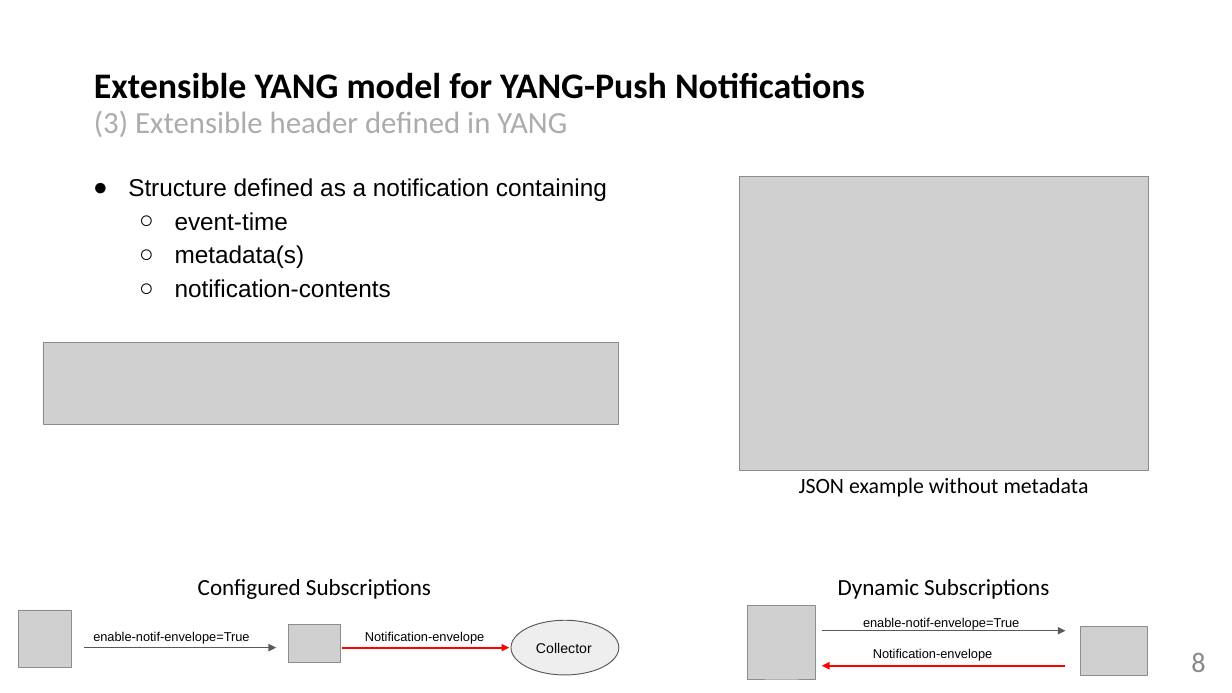
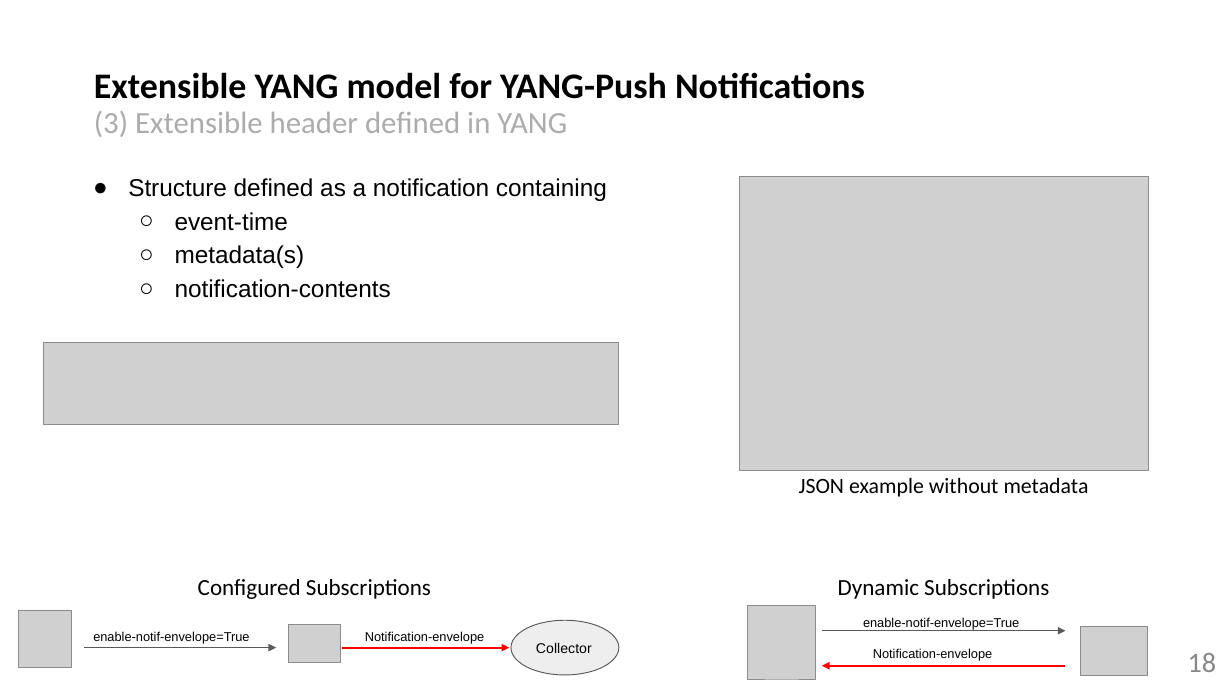
Before and after one commit to network-analytics/ietf-network-analytics-document-status, a slide deck: slide 18 of 122/NETCONF/netconf-nmop-interim-draft-netana-netconf-notif-envelope-02.pptx (slide 8 before the commit). Drawn at 1232x693 pixels with LibreOffice and Linux fonts; fonts in the diff are those of the drawing; grey boxes stand for pictures. Boxes give left, top, right and bottom in pixels: in the first picture for what was removed or moved away, otherwise in the second. Text is boxed around its words. In the diff, an @@ line names an element or a change of style, - is before the commit and + after.

Commit message:
notif-envelope

```diff
--- a/122/NETCONF/netconf-nmop-interim-draft-netana-netconf-notif-envelope-02.pptx
+++ b/122/NETCONF/netconf-nmop-interim-draft-netana-netconf-notif-envelope-02.pptx
@@ page number added at (1188, 653, 1217, 672), 22 pt, text #888888 @@
+18
@@ page number removed at (1191, 653, 1205, 672) @@
-8
```
Also in this commit, not shown: 10 other slides changed, 9 slides added, 1 other file.
